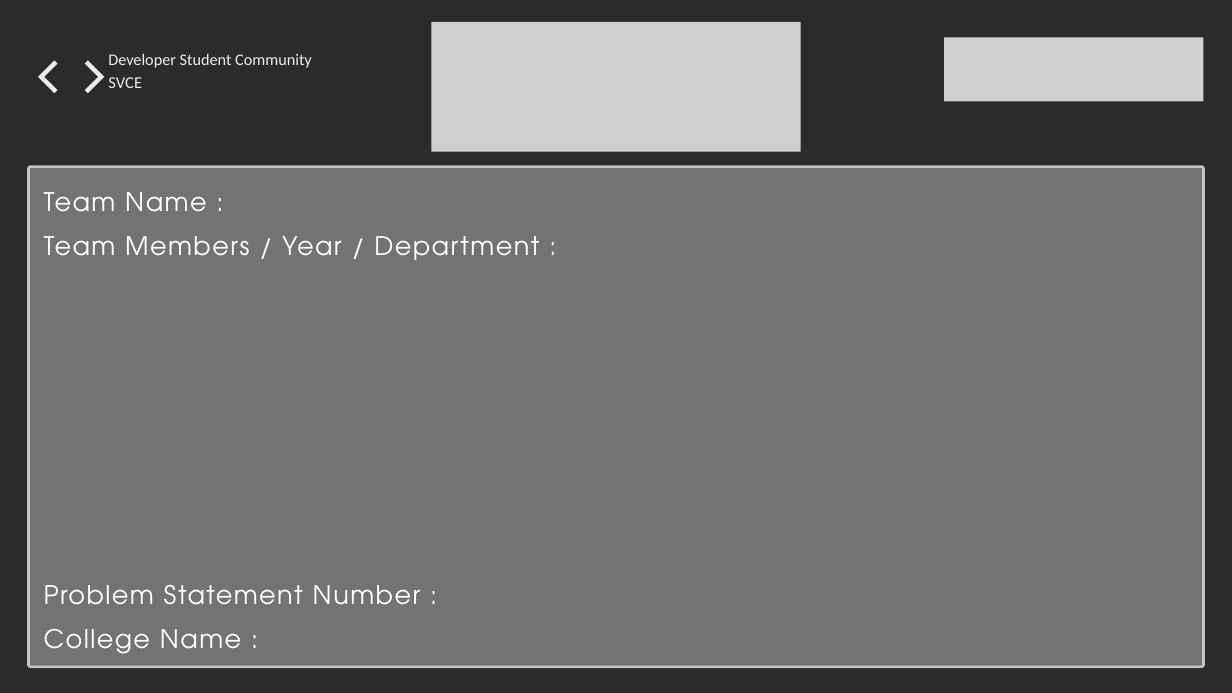
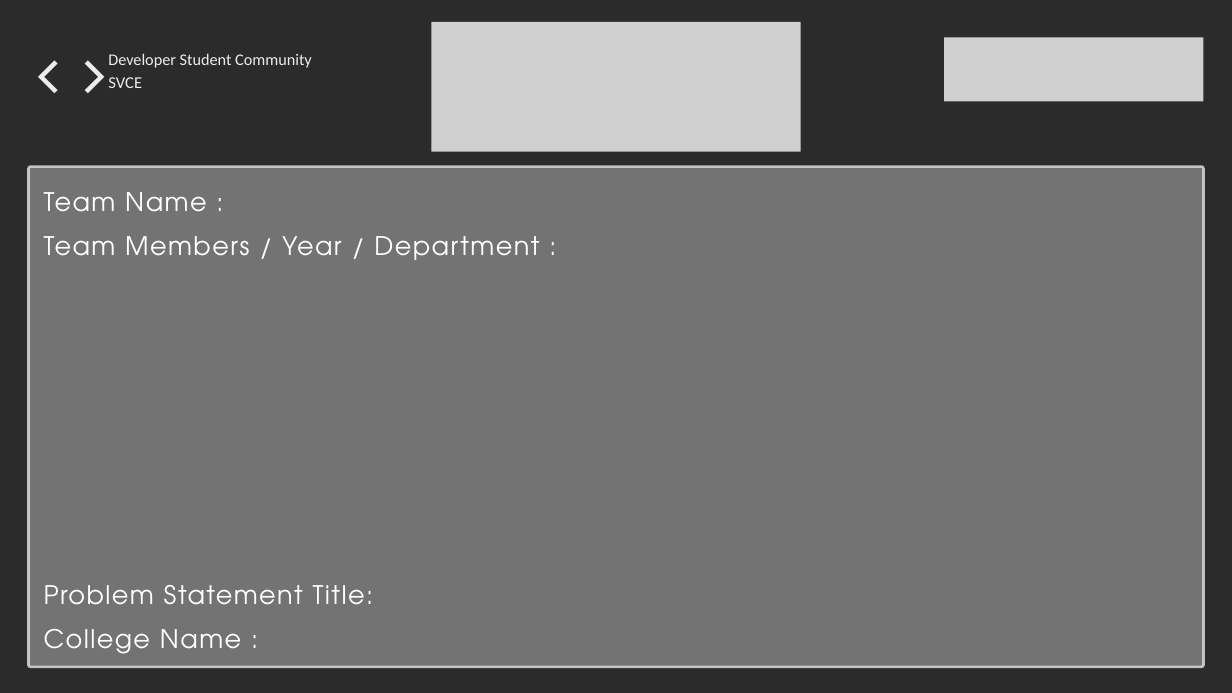
Before and after one commit to GTR-R34-Skyline/DSC_BP26, a slide deck: slide 1 of public/Copy of PPT Template_1.pptx. Drawn at 1232x693 pixels with LibreOffice and Linux fonts; fonts in the diff are those of the drawing; grey boxes stand for pictures; background and template pictures are left out; a plain dark background stands for a picture behind light text. Boxes give left, top, right and bottom in pixels: in the first picture for what was removed or moved away, otherwise in the second. Text is boxed around its words. In the diff, an @@ line names an element or a change of style, - is before the commit and + after.

```diff
--- a/public/Copy of PPT Template_1.pptx
+++ b/public/Copy of PPT Template_1.pptx
@@ text at (44,585,373,605): text changed @@
-Problem Statement Number :
+Problem Statement Title:
```
Also in this commit, not shown: 4 other files.
